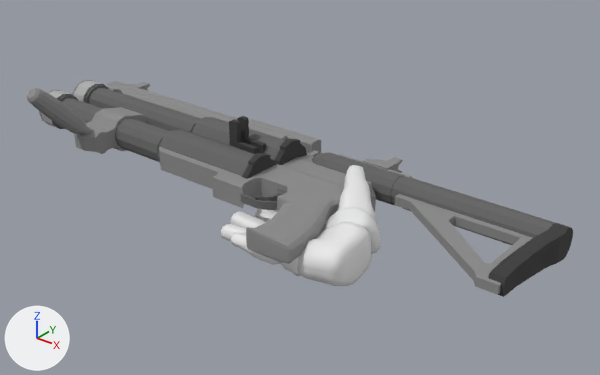
A saved change to the Blender file Project/Blend Files/Models/Viewmodel/GR3-N.blend.
The view is the same before and after, from a camera (50 mm lens) standing at (0.775, -0.86, 0.525) and looking at (0.077, 0.013, -0.016). The lights are fixed; the arrows at lower left show +X, +Y and +Z.

In view in the first picture: 'Arms', 'GR3-N'.
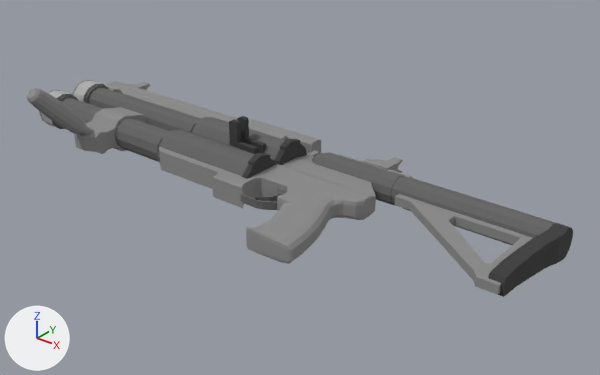
Location of each change, (x1, y1, x2, y2) in pixels of the pictures (600 x 375 px):
'Arms', hidden
    before: (221, 165, 380, 286)

Diff of the bpy script that builds the scene:
```diff
--- a/Project/Blend Files/Models/Viewmodel/GR3-N.blend.py
+++ b/Project/Blend Files/Models/Viewmodel/GR3-N.blend.py
@@ ob_arms @@
 ob_arms.rotation_euler = (-1.571, 3.142, 0.138)  # degrees (-90, 180, 7.9)
+ob_arms.hide_set(True)
```
